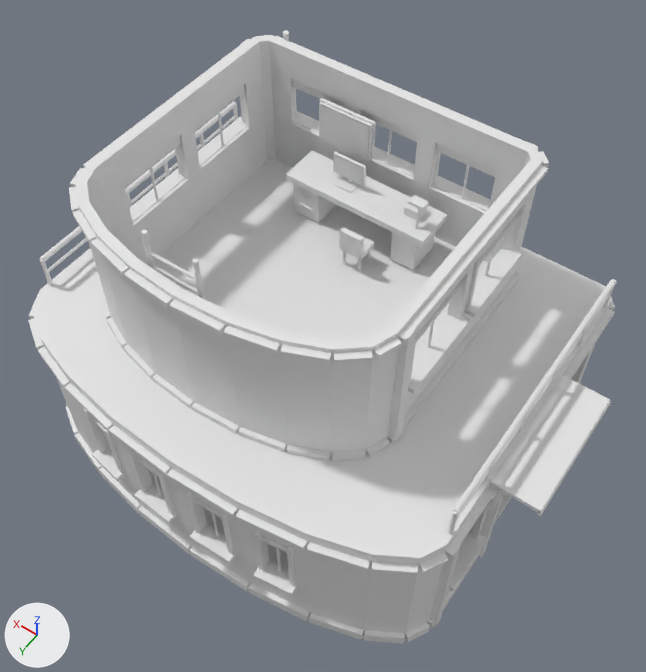
Renders of the OBJ model assets/tts/vanta-freeport-architecture-r2/dispatch-s2.obj from each side of a commit.
Before and after are seen from a 50 mm camera at (-5.33, 7.08, 13.76) aimed at (-0.38, 0.14, 2.86). The lights are fixed; the arrows at lower left show +X, +Y and +Z. The older version comes first. Where no turn or scale is listed for an object, it has been applied to the vertices.

Names of what the first picture shows: 'dispatch-s2'.
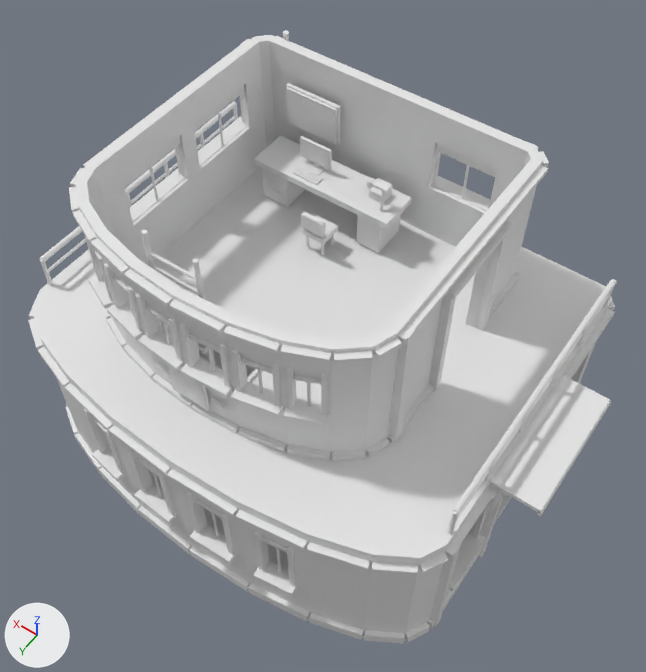
Changed parts and their boxes [x1, y1, x2, y2] in the pictures (646 x 672 px):
```json
{"part": 1, "of": "me_dispatch_s2", "change": "rebuilt", "before": [286, 151, 447, 247], "after": [254, 136, 412, 229]}
{"part": 2, "of": "me_dispatch_s2", "change": "deleted", "before": [291, 79, 527, 394]}
{"part": 3, "of": "me_dispatch_s2", "change": "built on", "before": [269, 35, 543, 436], "after": [78, 83, 543, 456]}
```

Edits to the scene script, one JSON object a line:
```json
{"block": "me_dispatch_s2", "where": "# used by ob_dispatch_s2; location = (0.0, 0.0, 0.0)"}
{"op": "remove", "block": "me_dispatch_s2", "code": "me_dispatch_s2.from_pydata(...)  # 3657 vertices, 6088 faces; spans x -4.51..3.89, y -3.33..3.39, z -0.01..5.94"}
{"op": "add", "block": "me_dispatch_s2", "code": "me_dispatch_s2.from_pydata(...)  # 4447 vertices, 7352 faces; spans x -4.51..3.89, y -3.33..3.39, z -0.01..5.94"}
{"block": "me_dispatch_s2", "change": "me_dispatch_s2 part 1: the loose piece of 8 vertices spanning x -1.01..1.61, y -2.31..-1.58, z 3.75..3.86 is rebuilt with 8 vertices and now spans x -0.36..2.26, y -2.31..-1.58, z 3.75..3.86"}
{"block": "me_dispatch_s2", "change": "me_dispatch_s2 part 2: 66 loose pieces with 578 vertices, spanning x -2.41..3.09, y -3.33..0.93, z 0.16..4.96, are deleted"}
{"block": "me_dispatch_s2", "change": "me_dispatch_s2 part 3: 5 vertices moved from x -2.25..-2.1, y -2.07..0.84, z 4.92..5.46 to x -2.25..-2.1, y -1.23..0.01, z 5.06..5.46; 143 vertices removed from x -2.25..3.0, y -3.17..0.84, z 0.11..5.46; 1267 vertices added at x -2.41..2.4, y -2.9..2.51, z 0.16..5.46"}
{"block": "me_dispatch_s2", "change": "other edits to the shape of me_dispatch_s2 do not show in these pictures"}
```
